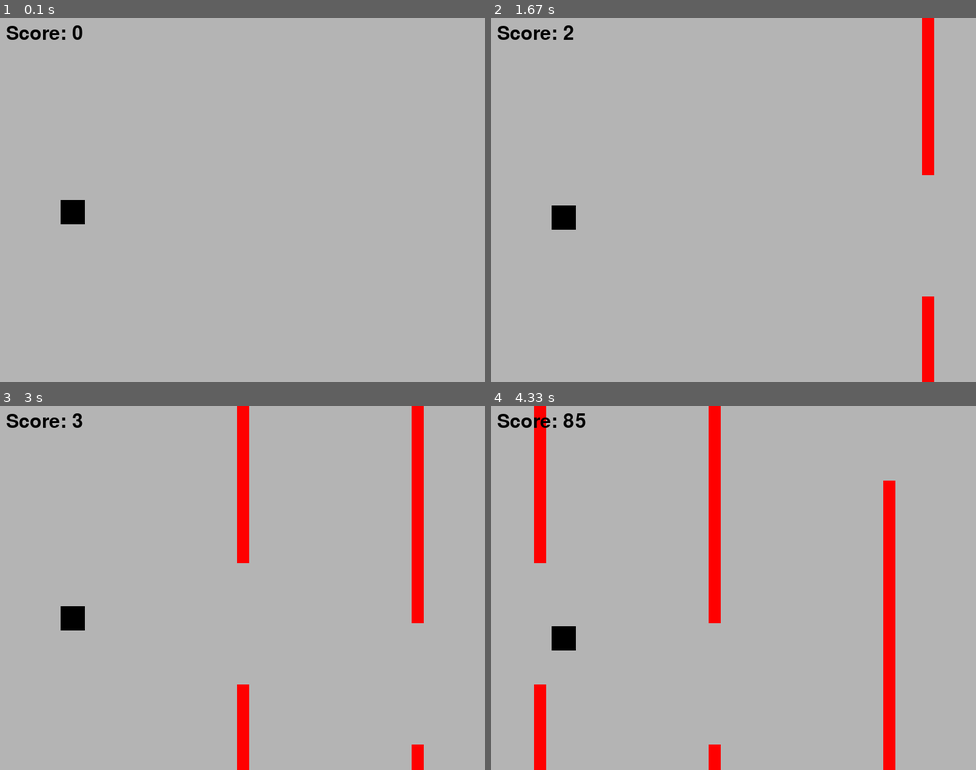
Above: before the commit, frames 1-4 (two rows, left to right).
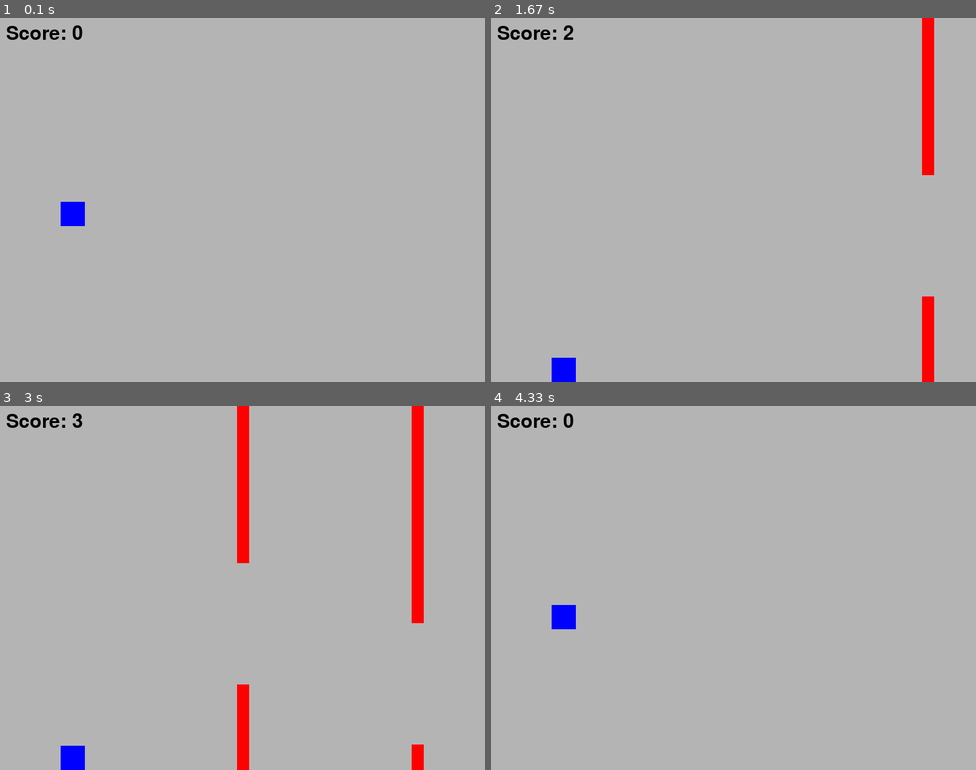
Above: after the commit, the same moments.

Repository: rodolfofrainer/pytorchPygameAI
Game: pygame game, started from main.py
The game is run twice, just before and just after one commit, with the same random seed, the same clock (stepped at 60 frames per second) and the same inputs.
Inputs:
- Up to frame 1 (0.1 s): no input
- Up to frame 2 (1.67 s): no input
- Up to frame 3 (3 s): no input
- Up to frame 4 (4.33 s): no input

The runs differ from the first frame. In frame 1, 0.4% of the frame differs, in the area x 12-18%, y 50-58%; in frame 2, 0.7%; in frame 3, 0.7%; in frame 4, 6.0%, in the area x 8-84%, y 0-100%.

Commit message:
fix 'player not moving' bug

Diff:
--- a/game.py
+++ b/game.py
@@ -33,7 +33,11 @@
 
     def _move(self, action):
         if action:
-            self.player.velocity = -PLAYER_MAX_VELOCITY
+            player_acceleration = -PLAYER_ACCELERATION
+            return player_acceleration
+        else:
+            player_acceleration = PLAYER_ACCELERATION
+            return player_acceleration
 
     def game_reset(self):
         # Resets game when player collides with obstacle
@@ -62,9 +66,6 @@
                 pygame.quit()
                 quit()
 
-            if key_pressed[pygame.K_SPACE]:
-                self._move(1)
-
             # Increase obstacle interval counter
             self.obstacle_interval_counter += 1
             self.update_score()
@@ -72,20 +73,23 @@
             # Clear the screen
             self.display.fill((180, 180, 180))
 
-            self._move(action)
+            # Check keyboard input
+            key_pressed = pygame.key.get_pressed()
 
-            # Player movement
-            # Cap player's velocity to prevent it from going negative or exceeding the max velocity
             if self.player.y == 0:
                 self.player.velocity = 0
             elif self.player.y == SCREEN_HEIGHT - self.player.size:
                 self.player.velocity = 0
+
             # Update player velocity using acceleration
-            self.player.velocity += self.player_acceleration * self.dt
+            self.player.velocity += self._move(action) * self.dt
+
             # Update player position using velocity
             self.player.y += self.player.velocity * self.dt
+
             # Apply gravity to the player's velocity
             self.player.velocity += self.gravity * self.dt
+
             # Cap player's y coordinate to prevent it from going negative or outside the screen
             self.player.y = max(
                 0, min(self.player.y, SCREEN_HEIGHT - self.player.size))
@@ -93,7 +97,7 @@
             # Create obstacle at a precise timing
             if self.obstacle_interval_counter >= self.obstacle_interval:
                 new_obstacle = Obstacle(
-                    x=SCREEN_WIDTH+20 + 5, y=randint(80, SCREEN_HEIGHT), height=SCREEN_HEIGHT)
+                    x=SCREEN_WIDTH+25, y=randint(80, SCREEN_HEIGHT), height=SCREEN_HEIGHT)
                 self.obstacles_list.append(new_obstacle)
 
                 # Create a mirror obstacle with a 200-pixel window
@@ -104,16 +108,16 @@
 
             # Obstacle movement and collision detection
             for obstacle in self.obstacles_list:
-                if obstacle.x-obstacle.width < self.player.x-self.player.size:
-                    self.score += 10
                 obstacle.move_obstacle(2)
                 pygame.draw.rect(self.display, (255, 0, 0), (obstacle.x,
                                  obstacle.y, obstacle.width, obstacle.height))
+                if obstacle.x < self.player.x:
+                    self.score += .05
                 if obstacle.x < 0 - obstacle.width:
                     self.obstacles_list.remove(obstacle)
 
             # Draw the player
-            pygame.draw.rect(self.display, (0, 0, 0), (self.player.x,
+            pygame.draw.rect(self.display, (0, 0, 255), (self.player.x,
                              self.player.y, self.player.size, self.player.size))
 
             for obstacle in self.obstacles_list:
@@ -121,8 +125,12 @@
                     self.game_reset()
 
             score_text = self.font.render(
-                f"Score: {self.score}", True, (0, 0, 0))
+                f"Score: {int(self.score)}", True, (0, 0, 0))
             self.display.blit(score_text, (10, 10))
+
+            # [DEBUG]
+            # action = key_pressed[pygame.K_SPACE]
+            # print(key_pressed[pygame.K_SPACE])
 
             # Update the display
             pygame.display.flip()
